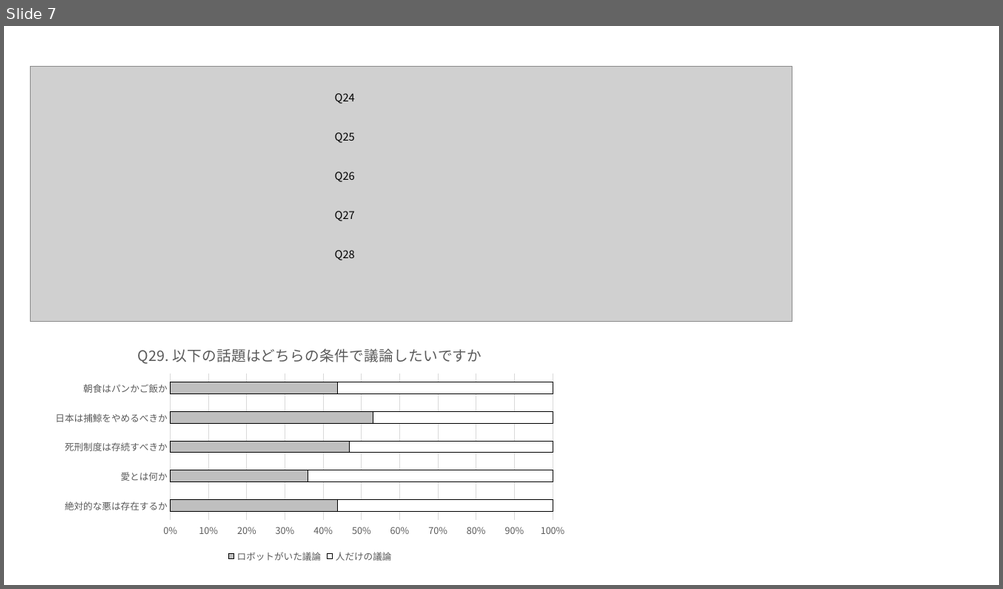
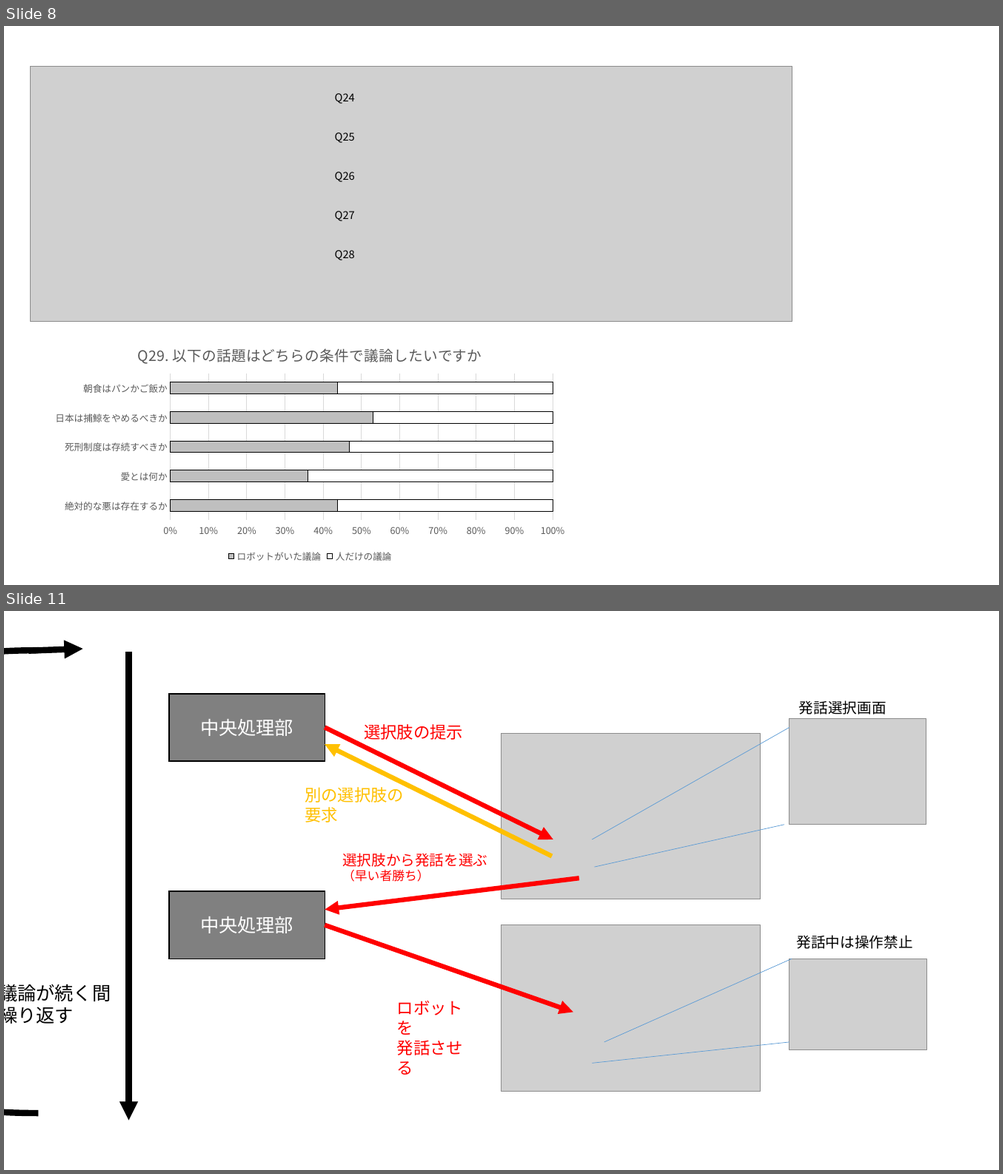
Before and after one commit to anchor200/2020_B_thesis, a slide deck: 図.pptx. Shown one above the other, each under a label of ours: slide 7 before the commit, slides 8 and 11 after it; the slides between them are not shown. The pictures are 1003x589 and 1003x1174 pixels, drawn with LibreOffice and Linux fonts; fonts in the diff are those of the drawing; grey boxes stand for pictures. Boxes give left, top, right and bottom in pixels: in the first picture for what was removed or moved away, otherwise in the second. Text is boxed around its words. In the diff, an @@ line names an element or a change of style, - is before the commit and + after.

```diff
--- a/図.pptx
+++ b/図.pptx
@@ slide 11 added at (x1=4, y1=611, x2=999, y2=1170), background #FFFFFF @@
@@ left bracket added at (x1=4, y1=650, x2=38, y2=1114), outline #000000 6 pt @@
@@ arrow added from (28, 650) to (83, 649), #000000 6 pt @@
@@ arrow added from (128, 652) to (128, 1121), #000000 6 pt @@
@@ rectangle added at (x1=169, y1=694, x2=325, y2=761), fill #808080, outline #000000 1 pt, 18 pt, text #FFFFFF @@
+中央処理部
@@ picture added at (x1=789, y1=718, x2=925, y2=824) @@
@@ text added at (x1=799, y1=701, x2=886, y2=715), 14 pt, text #000000 @@
+発話選択画面
@@ arrow added from (325, 727) to (553, 840), #FF0000 4.5 pt @@
@@ text added at (x1=364, y1=724, x2=463, y2=740), 16 pt, text #FF0000 @@
+選択肢の提示
@@ picture added at (x1=501, y1=733, x2=760, y2=900) @@
@@ line added from (592, 840) to (789, 727), #5B9BD5 0.5 pt @@
@@ arrow added from (552, 857) to (325, 744), #FFC000 4.5 pt @@
@@ text added at (x1=304, y1=785, x2=404, y2=823), 16 pt, text #FFC000 @@
+別の選択肢の
+要求
@@ line added from (785, 824) to (595, 867), #5B9BD5 0.5 pt @@
@@ text added at (x1=342, y1=853, x2=487, y2=882), 14 pt, text #FF0000 @@
+選択肢から発話を選ぶ
+（早い者勝ち）
@@ rectangle added at (x1=169, y1=891, x2=325, y2=959), fill #808080, outline #000000 1 pt, 18 pt, text #FFFFFF @@
+中央処理部
@@ arrow added from (579, 878) to (325, 910), #FF0000 4.5 pt @@
@@ arrow added from (325, 925) to (573, 1012), #FF0000 4.5 pt @@
@@ picture added at (x1=501, y1=925, x2=760, y2=1091) @@
@@ text added at (x1=797, y1=935, x2=913, y2=949), 14 pt, text #000000 @@
+発話中は操作禁止
@@ line added from (604, 1042) to (792, 960), #5B9BD5 0.5 pt @@
@@ picture added at (x1=789, y1=960, x2=926, y2=1051) @@
@@ text added at (x1=4, y1=984, x2=111, y2=1024), 18 pt, text #000000 @@
+議論が続く間
+繰り返す
@@ text added at (x1=397, y1=1001, x2=463, y2=1075), 16 pt, text #FF0000 @@
+ロボットを
+発話させる
@@ line added from (592, 1064) to (789, 1042), #5B9BD5 0.5 pt @@
@@ what was slide 7 is now slide 8 @@
```
Also in this commit, not shown: 1 slide changed, 8 other slides added, 25 other files.
